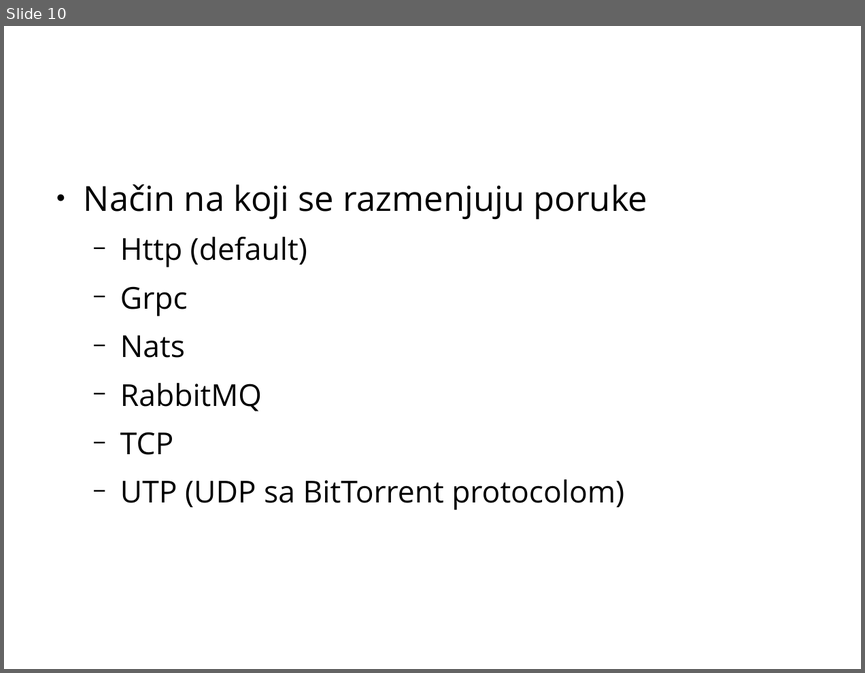
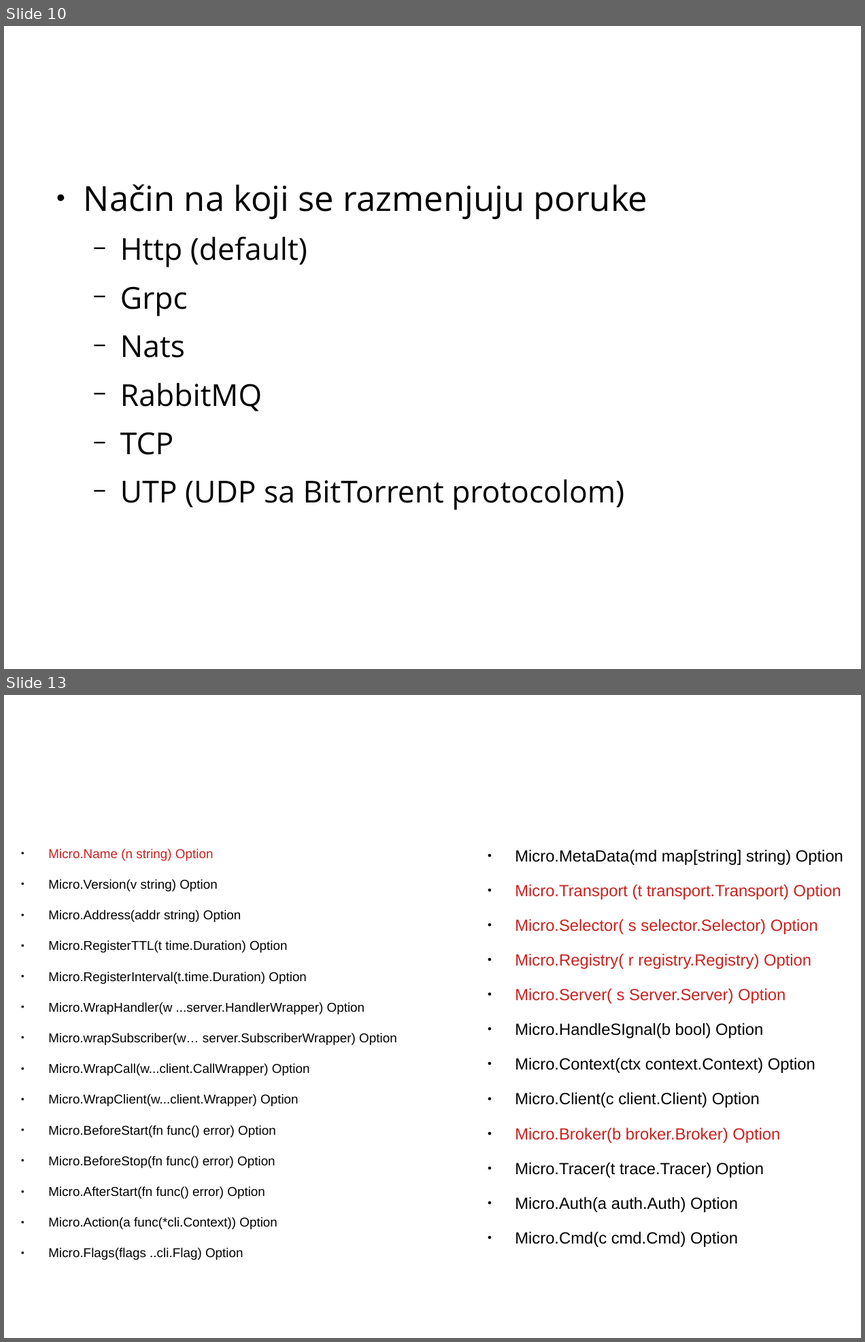
Before and after one commit to CommName/Go-micro-DemoApp, a slide deck: GoMicroUvod.pptx. Shown one above the other, each under a label of ours: slide 10 before the commit, slides 10 and 13 after it; the slides between them are not shown. The pictures are 865x673 and 865x1342 pixels, drawn with LibreOffice and Linux fonts; fonts in the diff are those of the drawing; background and template pictures are left out. Boxes give left, top, right and bottom in pixels: in the first picture for what was removed or moved away, otherwise in the second. Text is boxed around its words. In the diff, an @@ line names an element or a change of style, - is before the commit and + after.

Commit message:
Hello world micro service

```diff
--- a/GoMicroUvod.pptx
+++ b/GoMicroUvod.pptx
@@ slide 13 added at (4,695,861,1338), background picture (left out) @@
@@ text added at (47,721,818,828), 44 pt, text #FFFFFF, italic @@
+Opcije za kreiranje servisa
@@ text added at (48,849,397,1260), 11.9 pt, text #000000 @@
+● Micro.Name (n string) Option
+● Micro.Version(v string) Option
+● Micro.Address(addr string) Option
+● Micro.RegisterTTL(t time.Duration) Option
+● Micro.RegisterInterval(t.time.Duration) Option
+● Micro.WrapHandler(w ...server.HandlerWrapper) Option
+● Micro.wrapSubscriber(w… server.SubscriberWrapper) Option
+● Micro.WrapCall(w...client.CallWrapper) Option
+● Micro.WrapClient(w...client.Wrapper) Option
+● Micro.BeforeStart(fn func() error) Option
+● Micro.BeforeStop(fn func() error) Option
+● Micro.AfterStart(fn func() error) Option
+● Micro.Action(a func(*cli.Context)) Option
+● Micro.Flags(flags ..cli.Flag) Option
@@ text added at (515,849,843,1247), 15 pt, text #000000 @@
+● Micro.MetaData(md map[string] string) Option
+● Micro.Transport (t transport.Transport) Option
+● Micro.Selector( s selector.Selector) Option
+● Micro.Registry( r registry.Registry) Option
+● Micro.Server( s Server.Server) Option
+● Micro.HandleSIgnal(b bool) Option
+● Micro.Context(ctx context.Context) Option
+● Micro.Client(c client.Client) Option
+● Micro.Broker(b broker.Broker) Option
+● Micro.Tracer(t trace.Tracer) Option
+● Micro.Auth(a auth.Auth) Option
+● Micro.Cmd(c cmd.Cmd) Option
```
Also in this commit, not shown: 3 slides changed, 2 other slides added, 3 other files.
